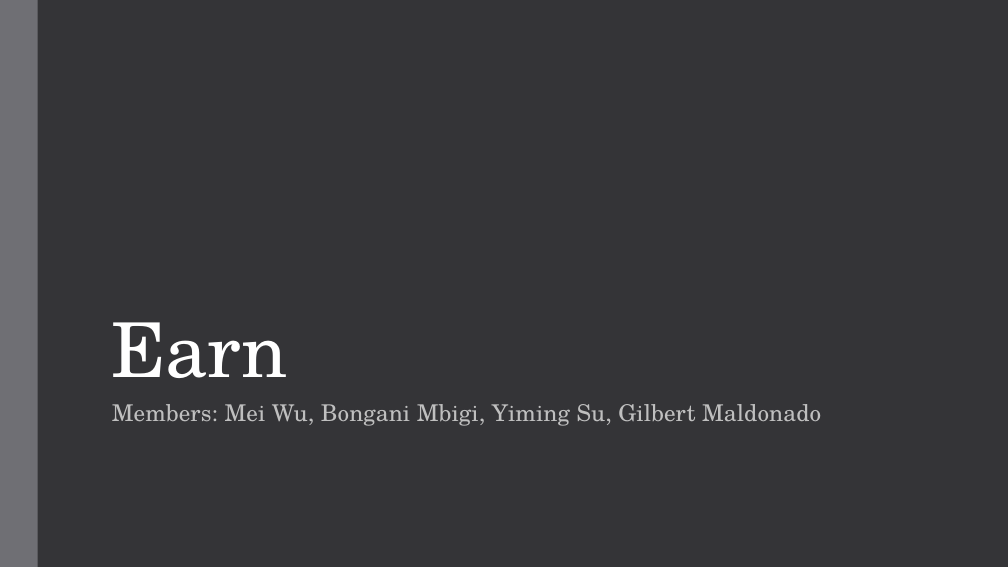
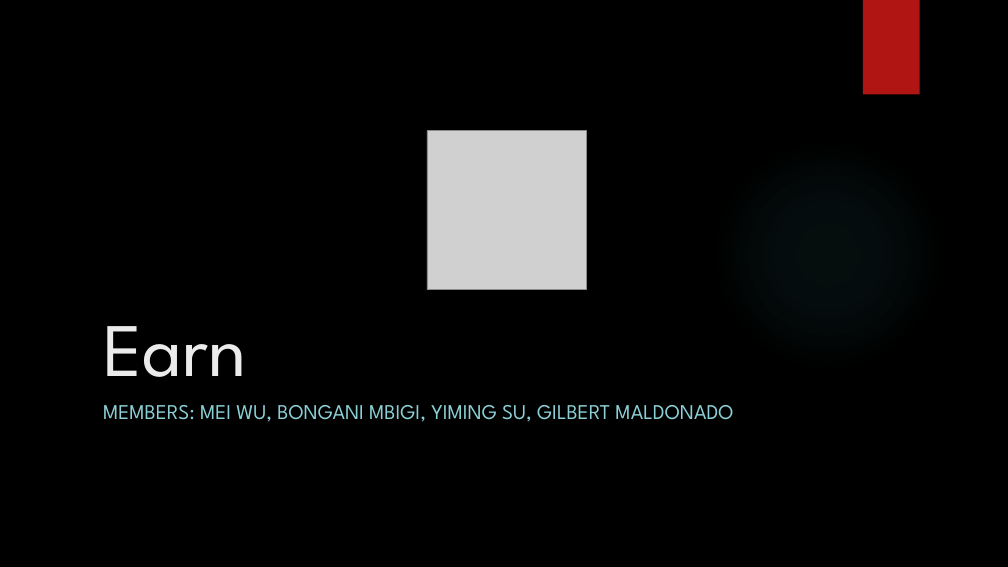
Before and after one commit to Gilbert-Maldonado/HackDFW2016, a slide deck: slide 1 of Earn.pptx. Drawn at 1008x567 pixels with LibreOffice and Linux fonts; fonts in the diff are those of the drawing; grey boxes stand for pictures; background and template pictures are left out. Boxes give left, top, right and bottom in pixels: in the first picture for what was removed or moved away, otherwise in the second. Text is boxed around its words. In the diff, an @@ line names an element or a change of style, - is before the commit and + after.

Commit message:
Made some changes to powerpoint

```diff
--- a/Earn.pptx
+++ b/Earn.pptx
@@ background #353537 to picture (left out) @@
@@ rectangle removed at box(0, 0, 38, 567) @@
@@ rectangle added at box(863, 0, 920, 95), fill #B01513 @@
@@ title "Earn": place and size @@
-title "Earn" at box(112, 322, 288, 378)
+title "Earn" at box(103, 326, 247, 377)
@@ title "Earn" at box(103, 326, 247, 377): font TeX Gyre Schola to League Spartan, text colour #FFFFFF to #EBEBEB, letter spacing -0.5 to 0 pt; line spacing 0.85 to 1 @@
@@ picture added at box(427, 131, 587, 290) @@
@@ ellipse added at box(712, 138, 944, 371), fill gradient #50B9C1 @@
@@ subtitle at box(103, 405, 733, 422): text changed; size 22 to 20 pt; font TeX Gyre Schola to League Spartan; text colour #BFBFBF to #8AD0D6 @@
-Members: Mei Wu, Bongani Mbigi, Yiming Su, Gilbert Maldonado
+MEMBERS: MEI WU, BONGANI MBIGI, YIMING SU, GILBERT MALDONADO
```
Also in this commit, not shown: 6 other slides changed.
